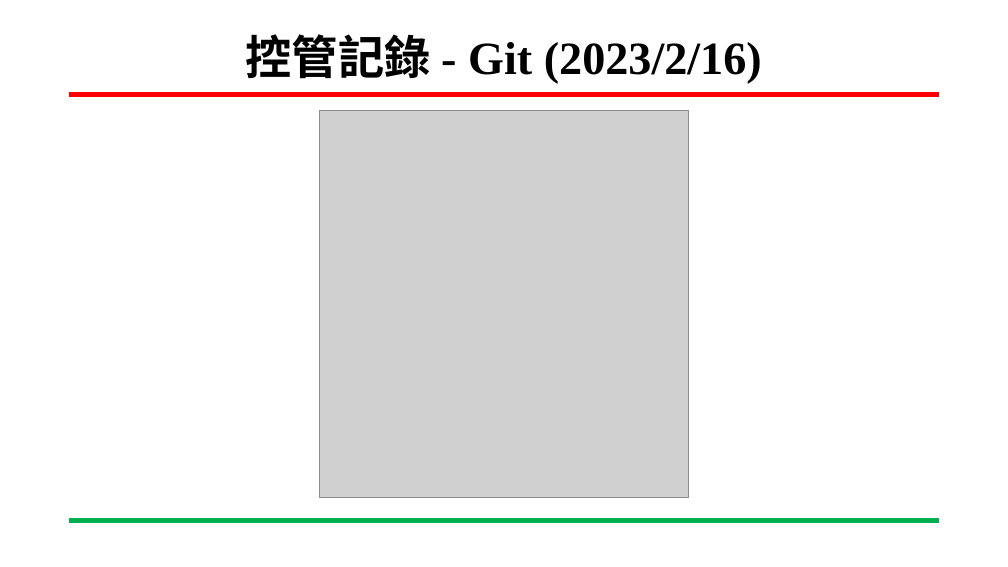
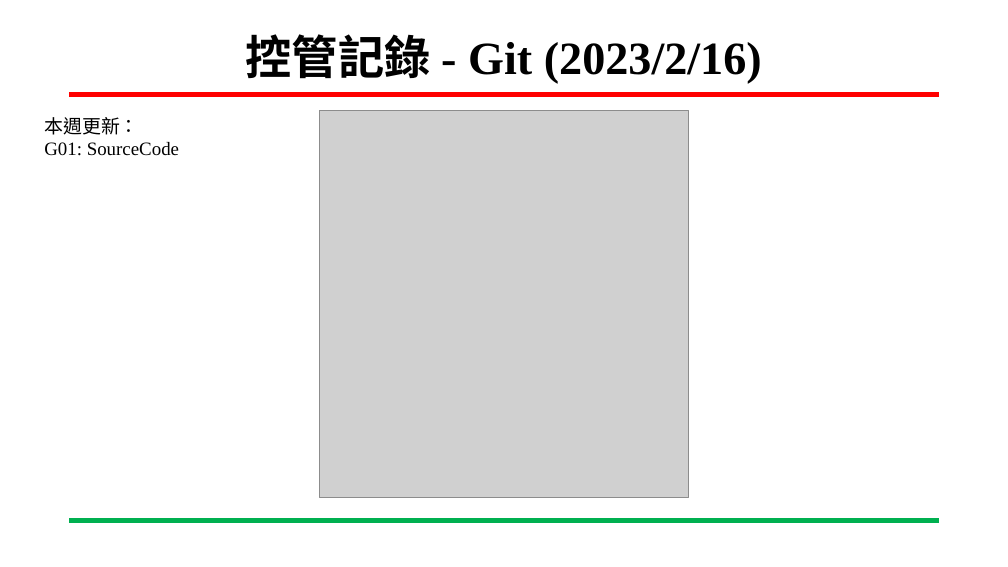
Before and after one commit to ing0331/FPGA, a slide deck: slide 5 of HW4_VGA_clock/N06-Tutorial/專案進度報告-VGA_時鐘-吳東穎-20230223.pptx (slide 3 before the commit). Drawn at 1008x567 pixels with LibreOffice and Linux fonts; fonts in the diff are those of the drawing; grey boxes stand for pictures; background and template pictures are left out. Boxes give left, top, right and bottom in pixels: in the first picture for what was removed or moved away, otherwise in the second. Text is boxed around its words. In the diff, an @@ line names an element or a change of style, - is before the commit and + after.

```diff
--- a/HW4_VGA_clock/N06-Tutorial/專案進度報告-VGA_時鐘-吳東穎-20230223.pptx
+++ b/HW4_VGA_clock/N06-Tutorial/專案進度報告-VGA_時鐘-吳東穎-20230223.pptx
@@ text added at bbox=[44, 117, 179, 156], 18 pt, text #000000 @@
+  本週更新：
+  G01: SourceCode
```
Also in this commit, not shown: 2 other slides changed, 2 slides added, 1 other file.
